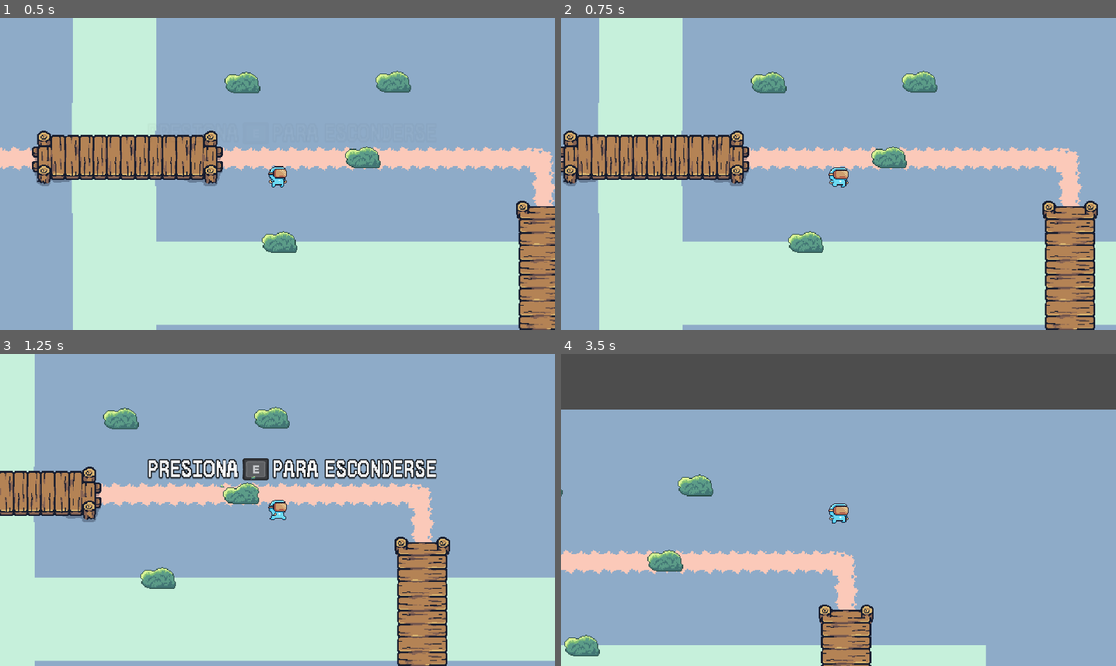
Above: before the commit, frames 1-4 (two rows, left to right).
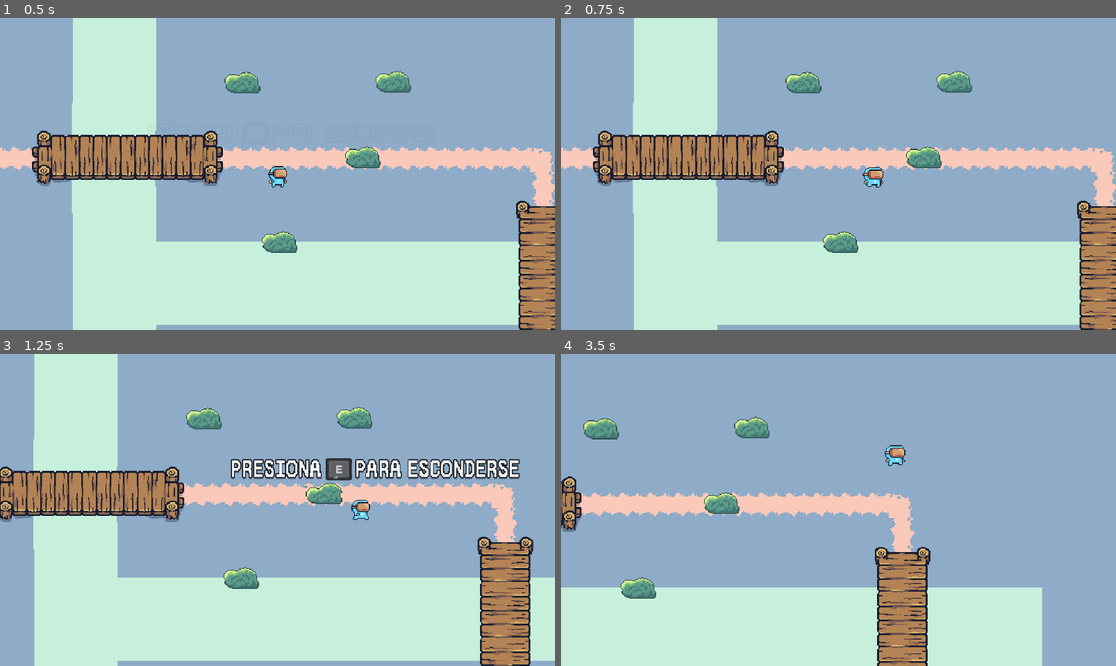
Above: after the commit, the same moments.

Repository: Nicolas-Canivares/catchycat
Game: Godot game, scene res://escenas/niveles/nivel_1.tscn
Same seed, same stepped clock (60 frames per second), same inputs: the game is played once before the commit and once after it.
Inputs:
- Up to frame 1 (0.5 s): no input
- Up to frame 2 (0.75 s): tap Enter (ui_accept) at 0.5 s; hold Right (ui_right) from 0.53 s (still down)
- Up to frame 3 (1.25 s): keep holding Right (ui_right); tap Enter (ui_accept) at 0.77 s
- Up to frame 4 (3.5 s): release Right (ui_right) at 1.28 s; hold Down (ui_down) 1.28-2.03 s; tap Enter (ui_accept) at 1.52, 3.02 s; hold Right (ui_right) 2.03-2.78 s; hold Up (ui_up) from 2.78 s (still down)

Frame 1 is identical in both runs. In frame 2, 23% of the frame differs, in the area x 0-100%, y 0-100%; in frame 3, 33%; in frame 4, 46%.

Commit message:
Mejoras en la camara del jugador

Diff:
--- a/catchycat/escenas/player/jugador.tscn
+++ b/catchycat/escenas/player/jugador.tscn
@@ -282,3 +282,7 @@
 
 [node name="Camera2D" type="Camera2D" parent="."]
 zoom = Vector2(3, 3)
+position_smoothing_enabled = true
+drag_horizontal_enabled = true
+drag_vertical_enabled = true
+editor_draw_drag_margin = true
Binary file added: catchycat/assets/objetos/hongo.png
Not shown, added: catchycat/assets/objetos/hongo.png.import
